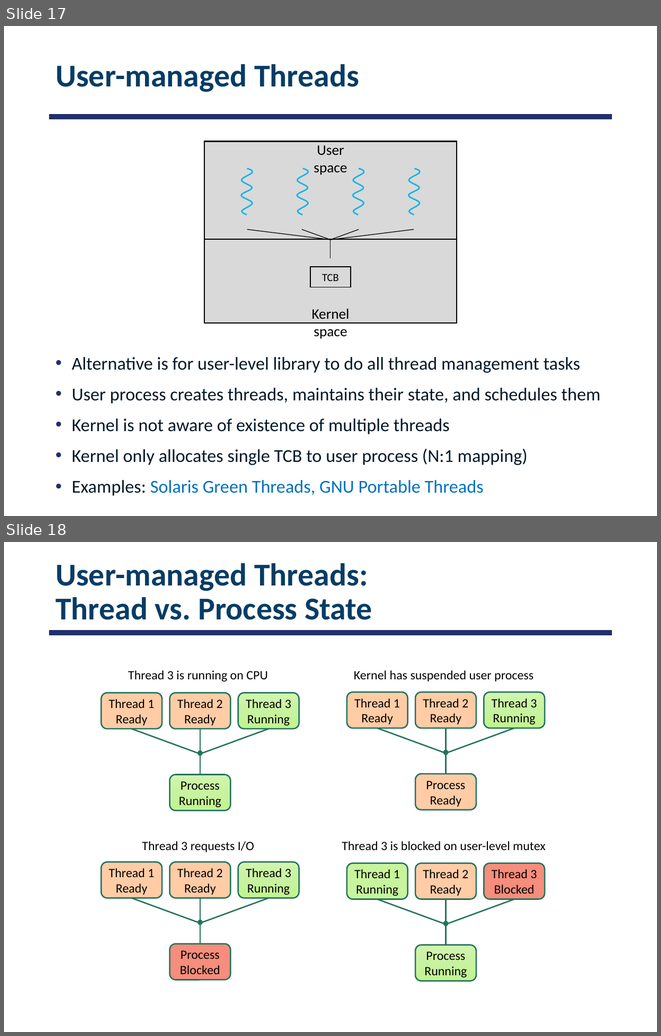
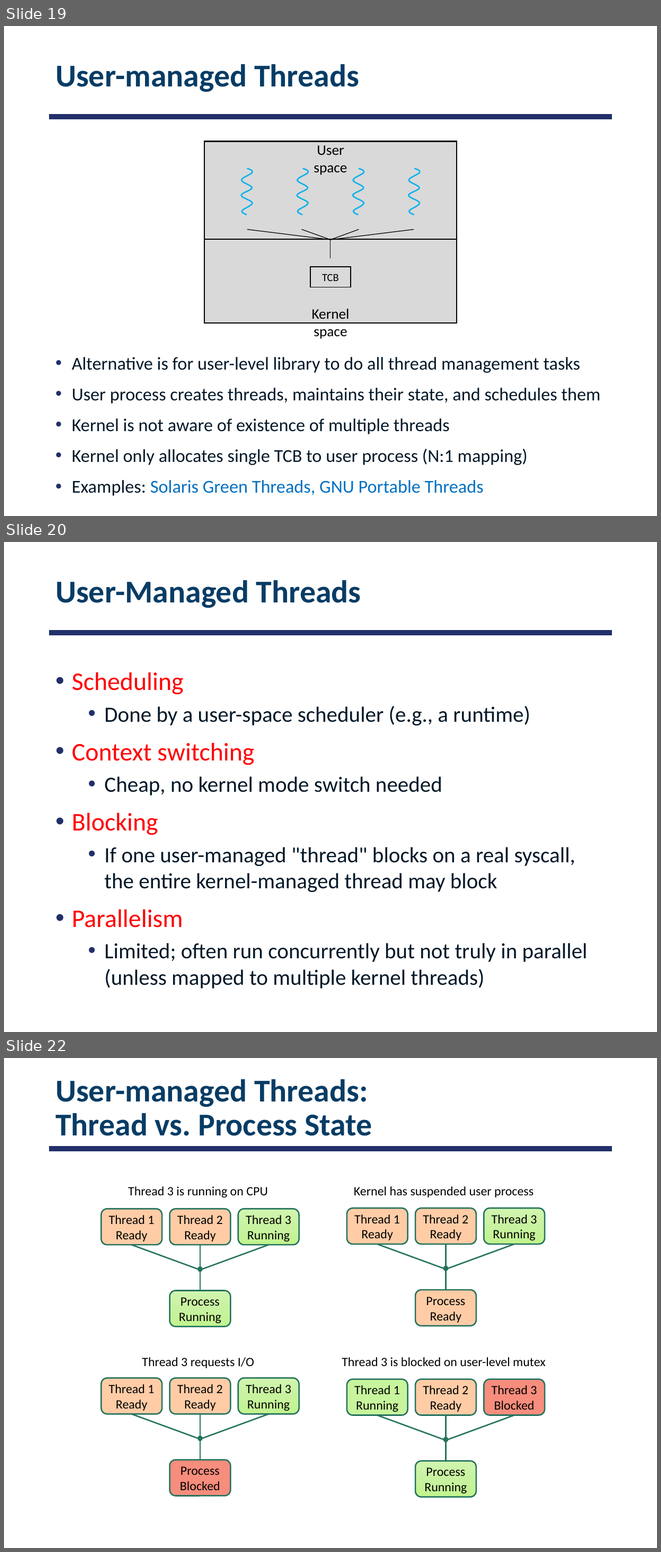
Before and after one commit to smajidzahedi/ECE350, a slide deck: Lectures/03-multithreaded.pptx. Shown one above the other, each under a label of ours: slides 17 and 18 before the commit, slides 19, 20 and 22 after it; the slides between them are not shown. The pictures are 661x1036 and 661x1552 pixels, drawn with LibreOffice and Linux fonts; fonts in the diff are those of the drawing. Boxes give left, top, right and bottom in pixels: in the first picture for what was removed or moved away, otherwise in the second. Text is boxed around its words. In the diff, an @@ line names an element or a change of style, - is before the commit and + after.

Commit message:
user-managed threads

```diff
--- a/Lectures/03-multithreaded.pptx
+++ b/Lectures/03-multithreaded.pptx
@@ slide 20 added at (x1=4, y1=542, x2=657, y2=1032), background #FFFFFF; not listed: 1 template element that a slide beside it also shows @@
@@ title added at (x1=55, y1=580, x2=361, y2=608), 35 pt, text #073C65, bold @@
+User-Managed Threads
@@ text added at (x1=72, y1=672, x2=588, y2=988), 24 pt, text #031828 @@
+• Scheduling
+  • Done by a user-space scheduler (e.g., a runtime)
+• Context switching
+  • Cheap, no kernel mode switch needed
+• Blocking
+  • If one user-managed "thread" blocks on a real syscall, the entire kernel-managed thread may block
+• Parallelism
+  • Limited; often run concurrently but not truly in parallel (unless mapped to multiple kernel threads)
@@ what was slide 17 is now slide 19 @@
@@ what was slide 18 is now slide 22 @@
```
Also in this commit, not shown: 2 slides changed, 3 other slides added, 3 other files.
